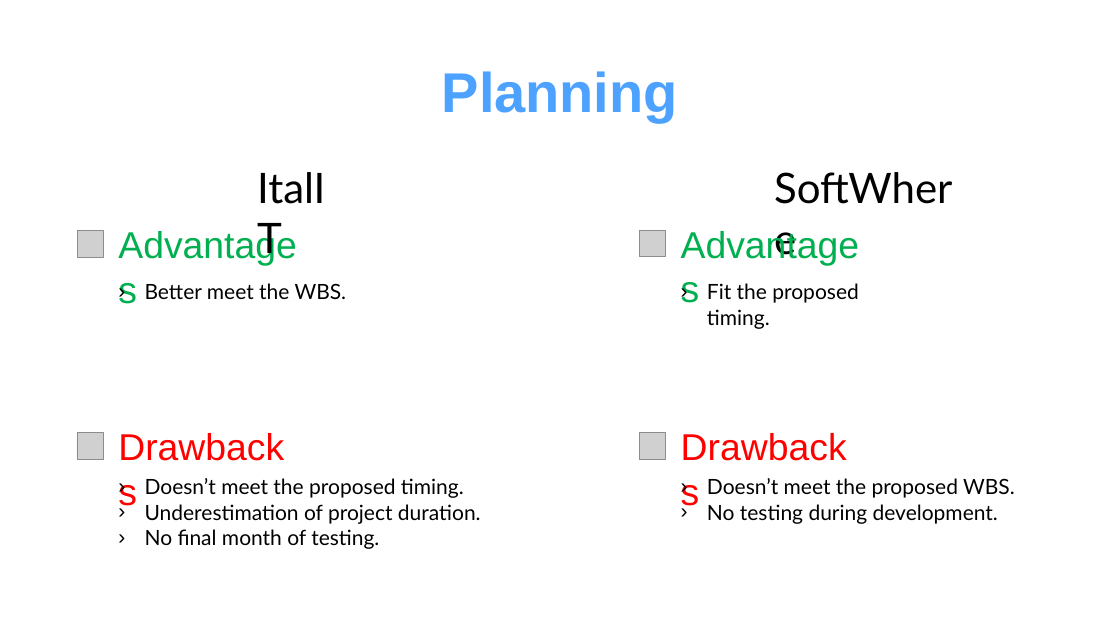
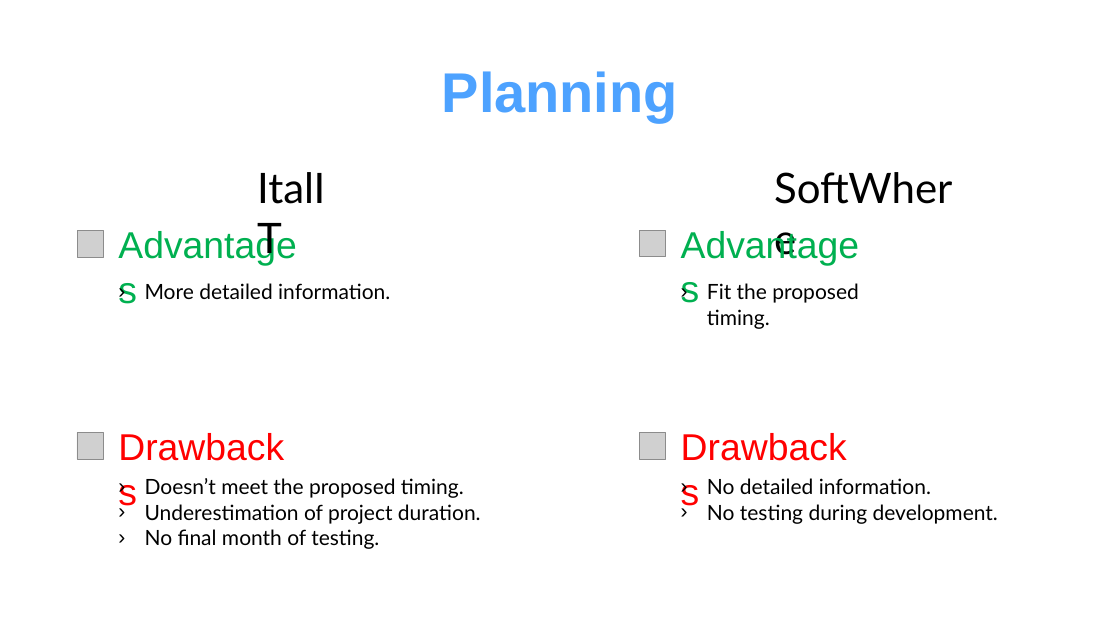
Before and after one commit to seraogianluca/IR2, a slide deck: slide 6 of PM/Supplier announcement.pptx. Drawn at 1120x630 pixels with LibreOffice and Linux fonts; fonts in the diff are those of the drawing; grey boxes stand for pictures. Boxes give left, top, right and bottom in pixels: in the first picture for what was removed or moved away, otherwise in the second. Text is boxed around its words. In the diff, an @@ line names an element or a change of style, - is before the commit and + after.

Commit message:
supplier announcement

```diff
--- a/PM/Supplier announcement.pptx
+++ b/PM/Supplier announcement.pptx
@@ text at box(145, 283, 390, 299): text changed @@
-› Better meet the WBS.
+› More detailed information.
@@ text at box(707, 478, 931, 494): text changed @@
-› Doesn’t meet the proposed WBS.
+› No detailed information.
```
